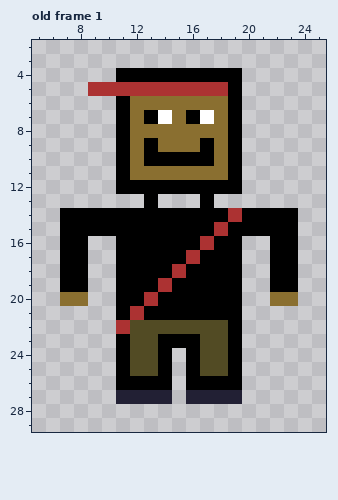
One commit to this pixel-art file: Assets/_Sprites/SampleSprite.aseprite. Above, as it was before the edit.
32x32 pixels, 1 frame. Shown: old frame 1: x 5..25, y 2..29. The commit also changed other frames, which this record leaves out.
The same view after the edit:
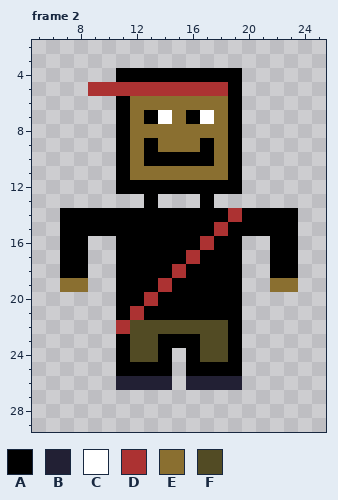
Palette (. is transparent): A #000000  B #222034  C #ffffff  D #ac3232  E #8a6f30  F #524b24
A new or re-ordered frame is compared with the old frame closest to it.
The author wrote: Added two frames for the player to work with the animations
From old to new:
frames 1 -> 2
Changed rows in their new state; - is an unchanged pixel.
Frame 2 is new; against old frame 1:
first column x 7:
19 EE-------------EE
20 ..-------------..
first column x 11:
25 -AA---AA-
26 BBBB-BBBB
27 ....-....
